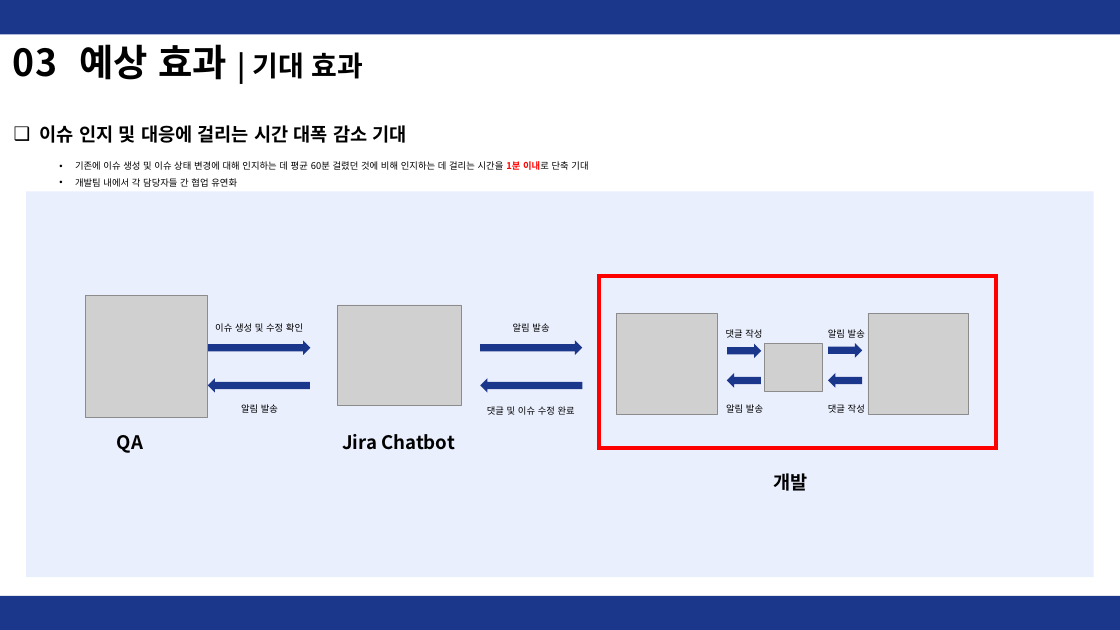
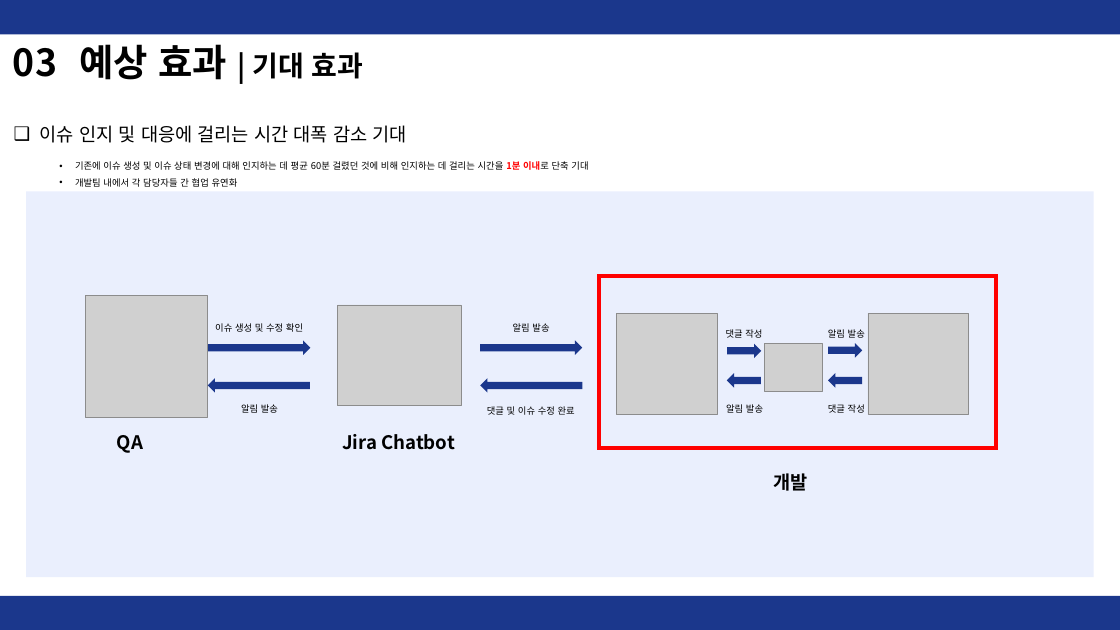
Before and after one commit to Kwon-Giil/QA, a slide deck: slide 10 of 기획/JIRA 챗봇 기획안.pptx. Drawn at 1120x630 pixels with LibreOffice and Linux fonts; fonts in the diff are those of the drawing; grey boxes stand for pictures. Boxes give left, top, right and bottom in pixels: in the first picture for what was removed or moved away, otherwise in the second. Text is boxed around its words. In the diff, an @@ line names an element or a change of style, - is before the commit and + after.

```diff
--- a/기획/JIRA 챗봇 기획안.pptx
+++ b/기획/JIRA 챗봇 기획안.pptx
@@ text "이슈 인지 및 대응에 걸리는 ..." at (x1=40, y1=125, x2=407, y2=143): bold off @@
```
Also in this commit, not shown: 7 other slides changed, 2 other files.
